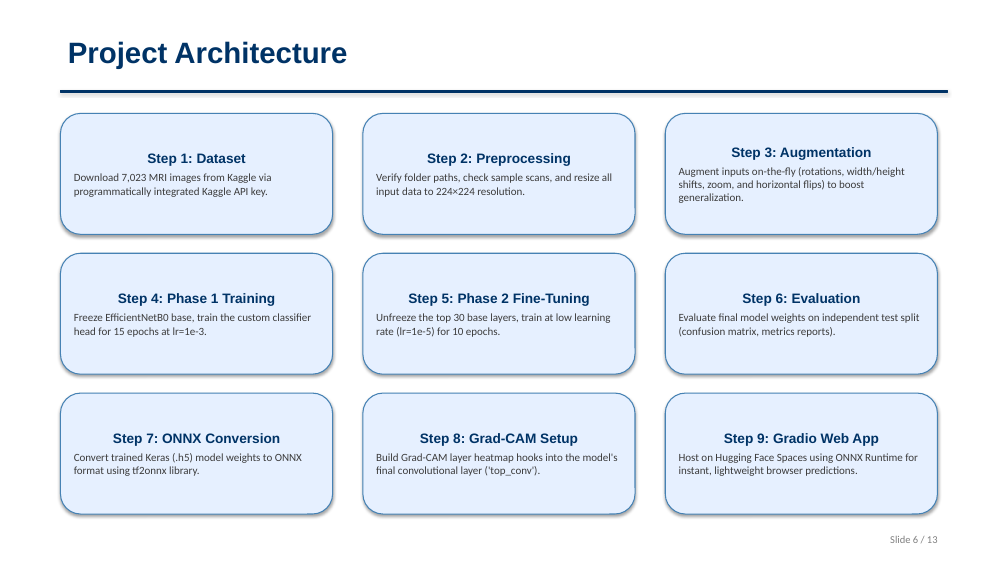
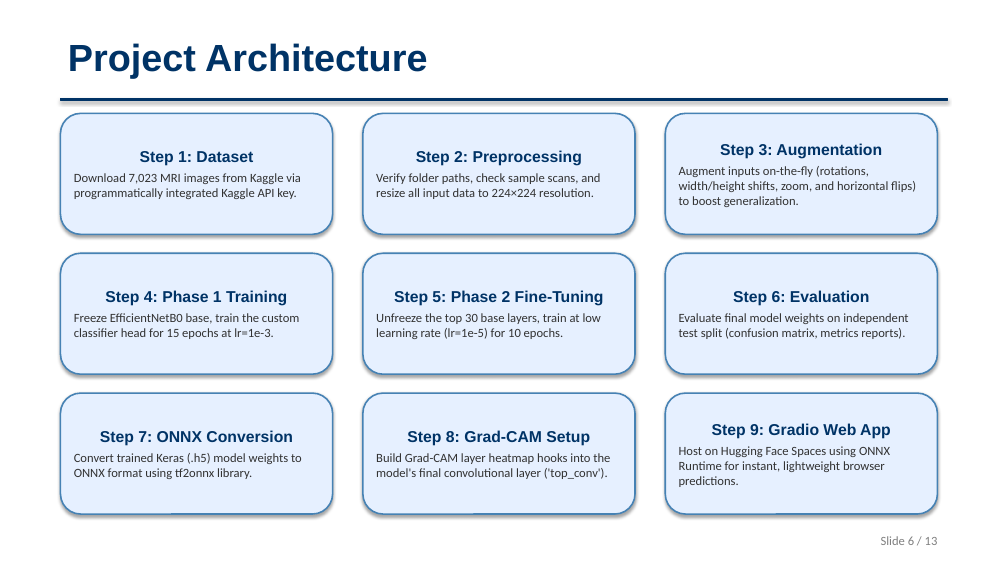
Before and after one commit to SruthiRagyari/brain-tumor-detection, a slide deck: slide 6 of Brain_Tumor_Detection_Presentation.pptx. Drawn at 1008x567 pixels with LibreOffice and Linux fonts; fonts in the diff are those of the drawing. Boxes give left, top, right and bottom in pixels: in the first picture for what was removed or moved away, otherwise in the second. Text is boxed around its words. In the diff, an @@ line names an element or a change of style, - is before the commit and + after.

Commit message:
docs: increase font sizes and heading contrast for better presentation visibility

```diff
--- a/Brain_Tumor_Detection_Presentation.pptx
+++ b/Brain_Tumor_Detection_Presentation.pptx
@@ text "Project Architecture" at [68,43,427,79]: size 28 to 36 pt @@
@@ rounded rectangle "Step 1: Dataset" at [60,113,333,234]: size 13 to 15 pt in "Step 1: Dataset"; size 10.5 to 12 pt, text colour #3C3C3C to #323232 in "Download 7,023 MRI images from Kaggle via ..."; outline #4682B4 1 pt to #4682B4 1.5 pt @@
@@ rectangle: place and size @@
-rectangle at [60,91,948,92]
+rectangle at [60,98,948,101]
@@ rounded rectangle "Step 2: Preprocessing" at [363,113,635,234]: size 13 to 15 pt in "Step 2: Preprocessing"; size 10.5 to 12 pt, text colour #3C3C3C to #323232 in "Verify folder paths, check sample scans, and ..."; outline #4682B4 1 pt to #4682B4 1.5 pt @@
@@ rounded rectangle "Step 3: Augmentation" at [665,113,938,234]: size 13 to 15 pt in "Step 3: Augmentation"; size 10.5 to 12 pt, text colour #3C3C3C to #323232 in "Augment inputs on-the-fly (rotations, width/height shifts, z ..."; outline #4682B4 1 pt to #4682B4 1.5 pt @@
@@ rounded rectangle "Step 4: Phase 1 Training" at [60,253,333,374]: size 13 to 15 pt in "Step 4: Phase 1 Training"; size 10.5 to 12 pt, text colour #3C3C3C to #323232 in "Freeze EfficientNetB0 base, train the custom classifier ..."; outline #4682B4 1 pt to #4682B4 1.5 pt @@
@@ rounded rectangle "Step 5: Phase 2 Fine-Tuning" at [363,253,635,374]: size 13 to 15 pt in "Step 5: Phase 2 Fine-Tuning"; size 10.5 to 12 pt, text colour #3C3C3C to #323232 in "Unfreeze the top 30 base layers, train ..."; outline #4682B4 1 pt to #4682B4 1.5 pt @@
@@ rounded rectangle "Step 6: Evaluation" at [665,253,938,374]: size 13 to 15 pt in "Step 6: Evaluation"; size 10.5 to 12 pt, text colour #3C3C3C to #323232 in "Evaluate final model weights on independent test ..."; outline #4682B4 1 pt to #4682B4 1.5 pt @@
@@ rounded rectangle "Step 7: ONNX Conversion" at [60,393,333,514]: size 13 to 15 pt in "Step 7: ONNX Conversion"; size 10.5 to 12 pt, text colour #3C3C3C to #323232 in "Convert trained Keras (.h5) model weights to ..."; outline #4682B4 1 pt to #4682B4 1.5 pt @@
@@ rounded rectangle "Step 8: Grad-CAM Setup" at [363,393,635,514]: size 13 to 15 pt in "Step 8: Grad-CAM Setup"; size 10.5 to 12 pt, text colour #3C3C3C to #323232 in "Build Grad-CAM layer heatmap hooks into the ..."; outline #4682B4 1 pt to #4682B4 1.5 pt @@
@@ rounded rectangle "Step 9: Gradio Web App" at [665,393,938,514]: size 13 to 15 pt in "Step 9: Gradio Web App"; size 10.5 to 12 pt, text colour #3C3C3C to #323232 in "Host on Hugging Face Spaces using ONNX ..."; outline #4682B4 1 pt to #4682B4 1.5 pt @@
@@ text "Slide 6 / 13" at [881,536,938,545]: size 10 to 12 pt @@
```
Also in this commit, not shown: 12 other slides changed.
